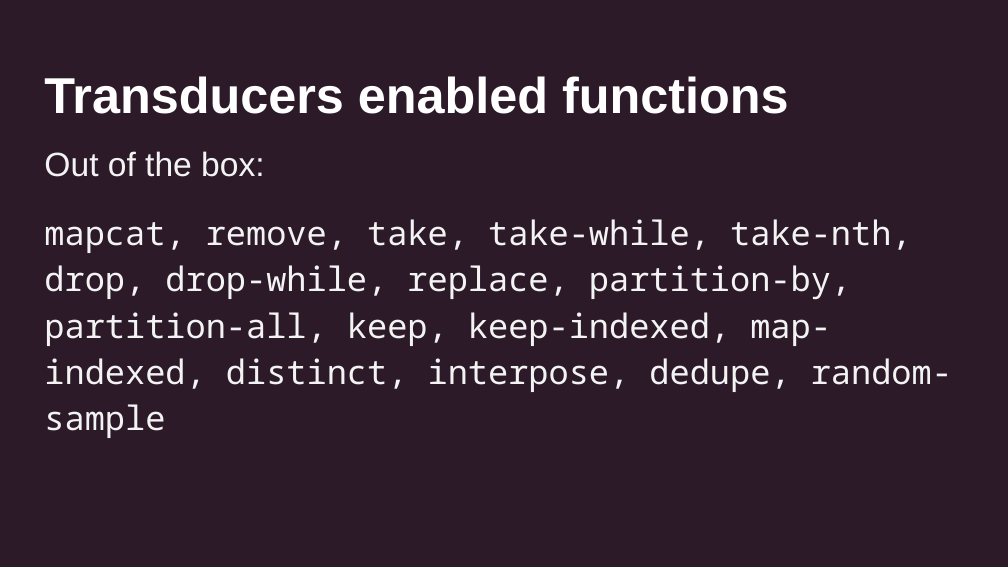
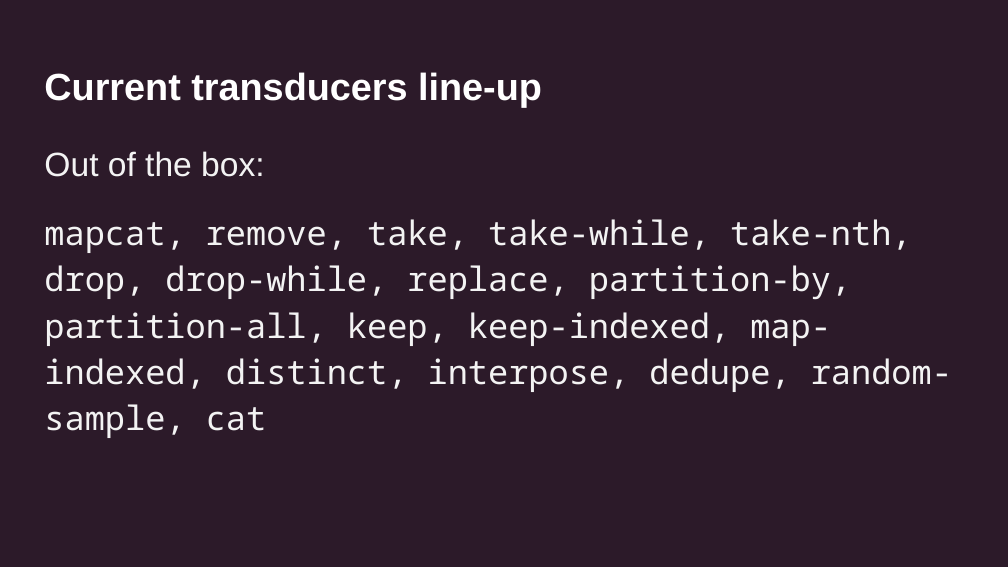
Before and after one commit to uswitch/transducers-workshop, a slide deck: slide 10 of slides/01-xducers-intro.pptx. Drawn at 1008x567 pixels with LibreOffice and Linux fonts; fonts in the diff are those of the drawing. Boxes give left, top, right and bottom in pixels: in the first picture for what was removed or moved away, otherwise in the second. Text is boxed around its words. In the diff, an @@ line names an element or a change of style, - is before the commit and + after.

```diff
--- a/slides/01-xducers-intro.pptx
+++ b/slides/01-xducers-intro.pptx
@@ title at (44,72,542,108): text changed; size 36 to 27 pt @@
-Transducers enabled functions
+Current transducers line-up
@@ text at (44,219,952,438): text changed @@
-mapcat, remove, take, take-while, take-nth, drop, drop-while, replace, partition-by, partition-all, keep, keep-indexed, map-indexed, distinct, interpose, dedupe, random-sample
+mapcat, remove, take, take-while, take-nth, drop, drop-while, replace, partition-by, partition-all, keep, keep-indexed, map-indexed, distinct, interpose, dedupe, random-sample, cat
```
Also in this commit, not shown: 13 other slides changed, 8 other files.
